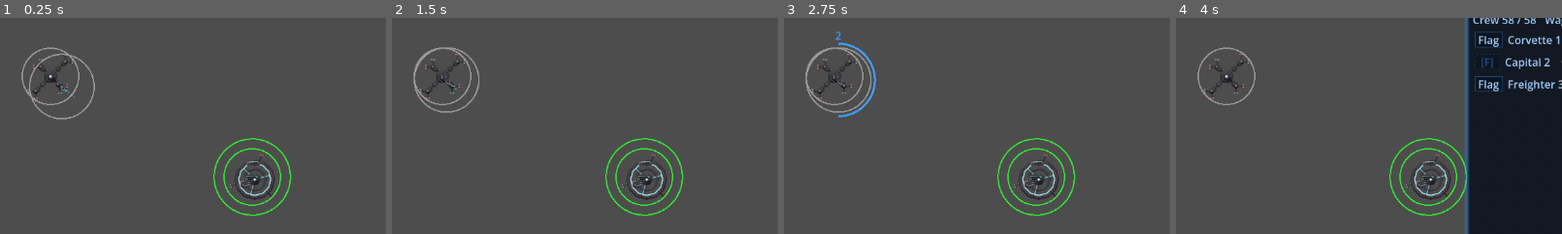
Above: before the commit, frames 1-4 (left to right).
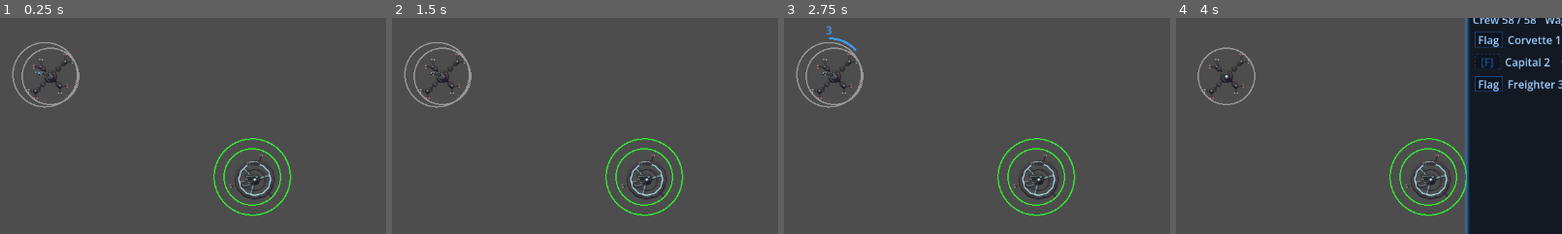
Above: after the commit, the same moments.

Repository: darthlemi/SpaceGame
Game: Godot game, scene res://scenes/campaign/campaign_scene.tscn
Same seed, same stepped clock (60 frames per second), same inputs: the game is played once before the commit and once after it.
Inputs:
- Up to frame 1 (0.25 s): no input
- Up to frame 2 (1.5 s): click "||" at 0.5 s; click "1x" at 1.25 s
- Up to frame 3 (2.75 s): click "3x" at 2 s
- Up to frame 4 (4 s): click "5x" at 2.75 s; click "Fleet" at 3.5 s
The pictures show only the part of the screen within x 19-69%, y 25-75%; the shares and areas given below are measured in that part.

The runs differ from the first frame. In frame 1, 0.8% of the frame differs, in the area x 3-25%, y 11-48%; in frame 2, 0.7%; in frame 3, 1.2%, in the area x 3-24%, y 3-47%; in frame 4, nothing differs.

Commit message:
Rebalance the AI economy: stock-driven trade, no slot loss, more fuel
- BaseEconomy.tick: a starved slot idles and keeps its inputs (no slot removal, no zeroing)
- BaseEconomy stock cap (3x target); a full-output consumer idles
- trade goods follow stock: short goods are wanted, goods above target are spare
- _best_trade_partner scores by price-weighted haul value, including deliveries to short partners
- NPCs never trade or refuel at player-owned stations (Home Base keeps its fuel)
- refinery output 2 -> 3; three Dominion quarries (mining + refinery) feed its industry
- long-run sim: any slot loss is now a failure (KNOWN_SLOT_LOSS removed)

Co-Authored-By: Claude Sonnet 5.5 <noreply@anthropic.com>

Diff:
--- a/scripts/campaign/base_economy.gd
+++ b/scripts/campaign/base_economy.gd
@@ -1,8 +1,9 @@
 class_name BaseEconomy
 extends Resource
 
-const DEFICIT_STREAK_THRESHOLD := 5
 const SURPLUS_STREAK_THRESHOLD := 5
+# Warehouse size as a multiple of Commodity.TARGET_STOCK; production above it is discarded.
+const STOCK_CAP_FACTOR := 3.0
 const BAND_THRESHOLDS := [0.2, 0.6, 1.4, 1.8]
 const BAND_MULTIPLIERS := [1.6, 1.3, 1.0, 0.8, 0.6]
 const SELL_SPREAD := 0.8
@@ -39,6 +40,10 @@
 		var slot: EconomyRole = slots[i]
 		if slot.consumes.is_empty():
 			continue
+		# A full warehouse idles the slot, so inputs aren't burned for output that would be discarded.
+		if _output_full(slot):
+			deficit_streaks[i] = 0
+			continue
 		var can_afford := true
 		for commodity in slot.consumes:
 			if stock.get(commodity, 0.0) < slot.consumes[commodity]:
@@ -51,14 +56,12 @@
 				stock[commodity] = stock.get(commodity, 0.0) + slot.produces[commodity]
 			deficit_streaks[i] = 0
 		else:
+			# A starved slot idles and keeps its inputs; it restarts when supply arrives.
 			any_deficit = true
-			for commodity in slot.consumes:
-				stock[commodity] = 0.0
 			deficit_streaks[i] = deficit_streaks.get(i, 0) + 1
-			if deficit_streaks[i] >= DEFICIT_STREAK_THRESHOLD:
-				slots.remove_at(slots.size() - 1)
-				deficit_streaks.clear()
-				break
+
+	for commodity in stock.keys():
+		stock[commodity] = minf(stock[commodity], stock_cap(commodity))
 
 	if any_deficit:
 		surplus_streak = 0
@@ -69,6 +72,21 @@
 
 func crew_pool_cap() -> float:
 	return population * CREW_POOL_CAP_FRACTION
+
+func stock_cap(commodity: int) -> float:
+	return Commodity.TARGET_STOCK[commodity] * STOCK_CAP_FACTOR
+
+# Short means the stock is in the two highest-price bands (below BAND_THRESHOLDS[1] of target).
+func is_short_of(commodity: int) -> bool:
+	return stock.get(commodity, 0.0) < Commodity.TARGET_STOCK[commodity] * BAND_THRESHOLDS[1]
+
+func _output_full(slot: EconomyRole) -> bool:
+	if slot.produces.is_empty():
+		return false
+	for commodity in slot.produces:
+		if stock.get(commodity, 0.0) < stock_cap(commodity):
+			return false
+	return true
 
 func price_for(commodity: int) -> int:
 	var target: float = Commodity.TARGET_STOCK[commodity]
--- a/scripts/campaign/campaign_state.gd
+++ b/scripts/campaign/campaign_state.gd
@@ -868,7 +868,10 @@
 			station.economy.stock[commodity] = station.economy.stock.get(commodity, 0.0) + amount
 	fleet.cargo = {Commodity.Type.FUEL: tank}
 	refuel_npc(fleet, station)
-	_load_trade_goods(fleet, _home_trade_goods(home, station == home), station.economy)
+	var goods := _home_trade_goods(home, station == home)
+	if station == home:
+		goods = _goods_wanted_by(goods, galaxy.station(_best_trade_partner(fleet, home)))
+	_load_trade_goods(fleet, goods, station.economy)
 
 # Home after every away stop. From home: see _best_trade_partner.
 func next_trade_destination(fleet: CampaignFleet) -> String:
@@ -879,10 +882,11 @@
 		return home.id
 	return _best_trade_partner(fleet, home)
 
-# The in-range partner whose surplus best covers what home needs, among those the fleet can fuel
+# The in-range partner whose haul is worth most (see _route_value), among those the fleet can fuel
 # there and back; ties to fewer jumps, then the shorter in-system distance; "" when there is none.
 func _best_trade_partner(fleet: CampaignFleet, home: StationData) -> String:
 	var needs := _home_trade_goods(home, false)
+	var exports := _home_trade_goods(home, true)
 	var best: StationData = null
 	var best_score := 0.0
 	var best_jumps := 0
@@ -899,10 +903,7 @@
 			continue
 		if not NpcJumpPlanner.fuel_allows(fleet, galaxy, galaxy.path(home.system_id, station.system_id)):
 			continue
-		var score := 0.0
-		if station.economy != null:
-			for commodity in needs:
-				score += _trade_surplus(station.economy, commodity)
+		var score := _route_value(home, station, needs, exports)
 		var dist := home.position.distance_to(station.position)
 		if best != null:
 			var tied := is_equal_approx(score, best_score)
@@ -926,7 +927,10 @@
 	return galaxy.station(fleet.home_station_id) if galaxy != null else null
 
 func _is_trade_partner(fleet_faction: CampaignFleet.Faction, owner: CampaignFleet.Faction) -> bool:
-	return owner != CampaignFleet.Faction.PIRATE and not _factions_hostile(fleet_faction, owner)
+	# NPCs never trade or refuel at a player-owned station, so they can't drain the player's stock.
+	if owner == CampaignFleet.Faction.PLAYER or owner == CampaignFleet.Faction.PIRATE:
+		return false
+	return not _factions_hostile(fleet_faction, owner)
 
 func _apply_station_allocation(station: StationData) -> void:
 	var combat_fleets := station_fleets(station, CampaignFleet.Role.COMBAT)
@@ -982,8 +986,9 @@
 			fleet.ship_compositions.append(ShipType.new_composition(kind))
 			return
 
-# Home's surplus (exports true) or needs (false), by its slots' net production. Home's own fleets
-# refuel from its stock, so a home that makes no FUEL also needs it while below TARGET_STOCK.
+# Home's surplus (exports true) or needs (false): goods its slots net-produce or net-consume, plus
+# whatever its stock makes spare (above TARGET_STOCK) or short (see BaseEconomy.is_short_of). Home's own
+# fleets refuel from its stock, so a home that makes no FUEL also needs it while below TARGET_STOCK.
 func _home_trade_goods(home: StationData, exports: bool) -> Array:
 	var goods: Array = []
 	if home.economy == null:
@@ -992,11 +997,45 @@
 	for commodity in net:
 		if (exports and net[commodity] > 0.0) or (not exports and net[commodity] < 0.0):
 			goods.append(commodity)
+	# A station never hauls in what it makes, nor ships out what it burns.
+	for commodity in Commodity.TARGET_STOCK:
+		var made: float = net.get(commodity, 0.0)
+		if goods.has(commodity) or (made > 0.0 and not exports) or (made < 0.0 and exports):
+			continue
+		var spare: bool = home.economy.stock.get(commodity, 0.0) > Commodity.TARGET_STOCK[commodity]
+		if (exports and spare) or (not exports and home.economy.is_short_of(commodity)):
+			goods.append(commodity)
 	var fuel := Commodity.Type.FUEL
 	var short_of_fuel: bool = net.get(fuel, 0.0) <= 0.0 and home.economy.stock.get(fuel, 0.0) < Commodity.TARGET_STOCK[fuel]
 	if not exports and short_of_fuel and not goods.has(fuel):
 		goods.append(fuel)
 	return goods
+
+# Units a fleet can haul between home and a partner, each weighted by how much dearer the good is at
+# its destination: what home needs from the partner (also weighted by how empty home is of it, so a dry
+# FUEL tank outbids a plentiful Ore run) plus what the partner is short of from home.
+func _route_value(home: StationData, partner: StationData, needs: Array, exports: Array) -> float:
+	if partner.economy == null:
+		return 0.0
+	var value := 0.0
+	for commodity in needs:
+		var emptiness := clampf(1.0 - home.economy.stock.get(commodity, 0.0) / Commodity.TARGET_STOCK[commodity], 0.0, 1.0)
+		value += _trade_surplus(partner.economy, commodity) * _price_pull(partner.economy, home.economy, commodity) * (1.0 + 2.0 * emptiness)
+	for commodity in exports:
+		if partner.economy.is_short_of(commodity):
+			value += _trade_surplus(home.economy, commodity) * _price_pull(home.economy, partner.economy, commodity)
+	return value
+
+# 1.0 plus how much dearer the good is at the destination, in base prices; never below 1.0.
+static func _price_pull(source: BaseEconomy, destination: BaseEconomy, commodity: int) -> float:
+	return 1.0 + maxf(0.0, float(destination.price_for(commodity) - source.price_for(commodity))) / Commodity.BASE_PRICE[commodity]
+
+# The goods the partner is short of, or all of them when it is short of none (a trader still sells).
+func _goods_wanted_by(goods: Array, partner: StationData) -> Array:
+	if partner == null or partner.economy == null:
+		return goods
+	var wanted := goods.filter(func(commodity): return partner.economy.is_short_of(commodity))
+	return wanted if not wanted.is_empty() else goods
 
 # What a trader may take: all of a good the station makes, only the excess over TARGET_STOCK of
 # anything else, and never the station's FUEL reserve.
--- a/scripts/campaign/economy_role.gd
+++ b/scripts/campaign/economy_role.gd
@@ -53,5 +53,5 @@
 static func refinery() -> EconomyRole:
 	var role := EconomyRole.new()
 	role.role_type = RoleType.REFINERY
-	role.produces = {Commodity.Type.FUEL: 2.0}
+	role.produces = {Commodity.Type.FUEL: 3.0}
 	return role
--- a/scripts/campaign/galaxy_data.gd
+++ b/scripts/campaign/galaxy_data.gd
@@ -52,6 +52,7 @@
 	{"name": "Ashfall Yard", "system": "ashfall", "owner": P, "pos": Vector2(300, 250), "art": "cross_3", "roles": ["refinery", "trade_hub"], "quota": {COMBAT: 1}},
 	{"name": "Bastion", "system": "bastion", "owner": D, "pos": Vector2(580, 350), "art": "ring_4", "roles": ["industrial", "population"], "quota": {COMBAT: 2, TRADER: 1}},
 	{"name": "Bastion Yards", "system": "bastion", "owner": D, "pos": Vector2(850, 500), "art": "truss_6", "roles": ["industrial", "refinery"], "quota": {TRADER: 1}},
+	{"name": "Bastion Quarry", "system": "bastion", "owner": D, "pos": Vector2(300, 250), "art": "truss_5", "roles": ["mining", "refinery"], "quota": {TRADER: 1}},
 	{"name": "Blackwake Den", "system": "blackwake", "owner": P, "pos": Vector2(580, 350), "art": "spoke_4", "roles": ["refinery", "trade_hub"], "quota": {COMBAT: 2}},
 	{"name": "Cinder Works", "system": "cinder", "owner": F, "pos": Vector2(300, 250), "art": "truss_5", "roles": ["mining", "refinery"], "quota": {COMBAT: 1, TRADER: 1}},
 	{"name": "Cinder Market", "system": "cinder", "owner": N, "pos": Vector2(850, 420), "art": "cross_2", "roles": ["trade_hub", "population"], "quota": {TRADER: 1}},
@@ -68,7 +69,9 @@
 	{"name": "Home Base", "system": "haven", "owner": HOME, "pos": Vector2(600, 400), "art": "ring_2", "roles": ["trade_hub", "refinery"], "quota": {}},
 	{"name": "Haven Exchange", "system": "haven", "owner": N, "pos": Vector2(300, 250), "art": "cross_1", "roles": ["trade_hub", "population"], "quota": {TRADER: 1}},
 	{"name": "Ironhold", "system": "ironhold", "owner": D, "pos": Vector2(580, 350), "art": "ring_2", "roles": ["industrial", "population"], "quota": {COMBAT: 2, TRADER: 1}},
+	{"name": "Ironhold Quarry", "system": "ironhold", "owner": D, "pos": Vector2(300, 250), "art": "truss_3", "roles": ["mining", "refinery"], "quota": {TRADER: 1}},
 	{"name": "Kestrel Picket", "system": "kestrel", "owner": D, "pos": Vector2(300, 250), "art": "spoke_2", "roles": ["industrial", "refinery"], "quota": {COMBAT: 1, TRADER: 1}},
+	{"name": "Kestrel Mines", "system": "kestrel", "owner": D, "pos": Vector2(850, 420), "art": "spoke_4", "roles": ["mining", "refinery"], "quota": {TRADER: 1}},
 	{"name": "Marrow Depot", "system": "marrow", "owner": N, "pos": Vector2(300, 250), "art": "truss_3", "roles": ["agriculture", "trade_hub"], "quota": {TRADER: 1}},
 	{"name": "Marrow Hideout", "system": "marrow", "owner": P, "pos": Vector2(850, 420), "art": "spoke_3", "roles": ["refinery", "trade_hub"], "quota": {COMBAT: 1}},
 	{"name": "Northgate Hub", "system": "northgate", "owner": N, "pos": Vector2(580, 350), "art": "arcs_3", "roles": ["trade_hub", "population"], "quota": {COMBAT: 1, TRADER: 1}},
--- a/tests/test_base_economy.gd
+++ b/tests/test_base_economy.gd
@@ -31,32 +31,57 @@
 	if industrial_base.deficit_streaks.get(0, 0) != 0:
 		failures.append("tick: expected deficit streak reset to 0 when fully stocked")
 
-	# Deficit: insufficient input drains that slot's inputs to 0 and increments its streak.
+	# Deficit: insufficient input idles that slot, keeps its inputs, and increments its streak.
 	var starved_base := BaseEconomy.new()
 	starved_base.slots = [EconomyRole.industrial()]
 	starved_base.max_slots = 1
 	starved_base.stock = {Commodity.Type.ORE: 1.0, Commodity.Type.FUEL: 10.0}
 	starved_base.tick()
-	if starved_base.stock.get(Commodity.Type.ORE, 0.0) != 0.0:
-		failures.append("tick: expected Ore drained to 0.0 on deficit, got %s" % starved_base.stock.get(Commodity.Type.ORE, 0.0))
-	if starved_base.stock.get(Commodity.Type.FUEL, 0.0) != 0.0:
-		failures.append("tick: expected Fuel also drained to 0.0 (same slot) on deficit, got %s" % starved_base.stock.get(Commodity.Type.FUEL, 0.0))
+	if starved_base.stock.get(Commodity.Type.ORE, 0.0) != 1.0:
+		failures.append("tick: expected Ore kept at 1.0 on deficit, got %s" % starved_base.stock.get(Commodity.Type.ORE, 0.0))
+	if starved_base.stock.get(Commodity.Type.FUEL, 0.0) != 10.0:
+		failures.append("tick: expected Fuel kept at 10.0 on deficit, got %s" % starved_base.stock.get(Commodity.Type.FUEL, 0.0))
 	if starved_base.stock.get(Commodity.Type.WEAPONS, 0.0) != 0.0:
 		failures.append("tick: expected no Weapons produced on a deficit tick")
 	if starved_base.deficit_streaks.get(0, 0) != 1:
 		failures.append("tick: expected deficit streak == 1 after one starved tick, got %s" % starved_base.deficit_streaks.get(0, 0))
 
-	# Slot removal: 5 consecutive starved ticks removes the last slot and resets streaks.
+	# No slot loss: a long starvation keeps every slot, and the slot restarts once supply arrives.
 	var decaying_base := BaseEconomy.new()
 	decaying_base.slots = [EconomyRole.mining(), EconomyRole.population()]
 	decaying_base.max_slots = 2
 	decaying_base.stock = {}
-	for i in 5:
+	for i in 10:
 		decaying_base.tick()
-	if decaying_base.slots.size() != 1:
-		failures.append("tick: expected the last slot removed after 5 consecutive deficits, got %d slots" % decaying_base.slots.size())
-	if decaying_base.deficit_streaks.values().any(func(v): return v != 0):
-		failures.append("tick: expected all deficit streaks reset to 0 after a slot is removed")
+	if decaying_base.slots.size() != 2:
+		failures.append("tick: expected both slots kept after 10 consecutive deficits, got %d slots" % decaying_base.slots.size())
+	if decaying_base.deficit_streaks.get(1, 0) != 10:
+		failures.append("tick: expected the starved slot's streak to keep counting, got %s" % decaying_base.deficit_streaks.get(1, 0))
+	decaying_base.stock[Commodity.Type.FOOD] = 50.0
+	decaying_base.tick()
+	if decaying_base.deficit_streaks.get(1, 0) != 0:
+		failures.append("tick: expected the starved slot to restart once Food arrives")
+
+	# Stock cap: production above STOCK_CAP_FACTOR x target is discarded, and a full-output
+	# consumer idles without burning its inputs.
+	var capped_base := BaseEconomy.new()
+	capped_base.slots = [EconomyRole.mining()]
+	capped_base.stock = {Commodity.Type.ORE: capped_base.stock_cap(Commodity.Type.ORE) - 1.0}
+	capped_base.tick()
+	if capped_base.stock[Commodity.Type.ORE] != capped_base.stock_cap(Commodity.Type.ORE):
+		failures.append("tick: expected Ore clamped to the stock cap, got %s" % capped_base.stock[Commodity.Type.ORE])
+	var full_base := BaseEconomy.new()
+	full_base.slots = [EconomyRole.industrial()]
+	full_base.stock = {Commodity.Type.ORE: 10.0, Commodity.Type.FUEL: 10.0, Commodity.Type.WEAPONS: full_base.stock_cap(Commodity.Type.WEAPONS)}
+	full_base.tick()
+	if full_base.stock[Commodity.Type.ORE] != 10.0 or full_base.stock[Commodity.Type.FUEL] != 10.0:
+		failures.append("tick: expected a full-output industrial slot to keep its inputs")
+
+	# Shortage: below the 0.6 band of target.
+	var short_base := BaseEconomy.new()
+	short_base.stock = {Commodity.Type.ORE: 59.0, Commodity.Type.FUEL: 60.0}
+	if not short_base.is_short_of(Commodity.Type.ORE) or short_base.is_short_of(Commodity.Type.FUEL):
+		failures.append("is_short_of: expected Ore (59) short and Fuel (60) not")
 
 	# Ordering: production for ALL slots must apply before ANY consumption is
 	# evaluated. An earlier-indexed consuming slot (industrial) must see a
--- a/tests/test_campaign_ai_jumps.gd
+++ b/tests/test_campaign_ai_jumps.gd
@@ -19,6 +19,7 @@
 	_check_fuel_reserve(failures)
 	_check_trade_keeps_tank(failures)
 	_check_fuel_is_a_need_when_short(failures)
+	_check_stock_drives_trade_goods(failures)
 	_check_fuel_aware_destination(failures)
 	_check_away_time_and_home_rest(failures)
 	_check_home_repair(failures)
@@ -257,6 +258,31 @@
 		failures.append("fuel need: expected a refining home never to haul FUEL in")
 	state.free()
 
+# Stock, not slot type, decides the rest: short goods are wanted, goods above TARGET_STOCK are spare,
+# a maker never wants its own product, a burner never ships out its input; NPCs skip player stations.
+static func _check_stock_drives_trade_goods(failures: Array[String]) -> void:
+	var state := _fresh_state()
+	var market: StationData = state.galaxy.station("cinder_market")
+	var ore: int = Commodity.Type.ORE
+	var luxury: int = Commodity.Type.LUXURY_GOODS
+	market.economy.stock[luxury] = 10.0
+	if not state._home_trade_goods(market, false).has(luxury):
+		failures.append("stock goods: expected a short good to be wanted by a station that doesn't make it")
+	market.economy.stock[luxury] = Commodity.TARGET_STOCK[luxury] + 5.0
+	if not state._home_trade_goods(market, true).has(luxury):
+		failures.append("stock goods: expected a good above TARGET_STOCK to be spare")
+	var spire: StationData = state.galaxy.station("aurum_spire")
+	spire.economy.stock[Commodity.Type.FUEL] = 0.0
+	spire.economy.stock[ore] = Commodity.TARGET_STOCK[ore] + 50.0
+	if state._home_trade_goods(spire, false).has(Commodity.Type.FUEL):
+		failures.append("stock goods: expected a refinery never to want FUEL")
+	if state._home_trade_goods(spire, true).has(ore):
+		failures.append("stock goods: expected an Ore burner never to export Ore")
+	var home_base: StationData = state.galaxy.station("home_base")
+	if state.can_refuel_at(_first_fleet(state, "aurum_bazaar", TRADER), home_base):
+		failures.append("stock goods: expected NPCs never to refuel at a player-owned station")
+	state.free()
+
 # C1(a): a trader only picks a partner it can fuel there and back, and re-picks at home when the
 # stored one is out of reach.
 static func _check_fuel_aware_destination(failures: Array[String]) -> void:
--- a/tests/test_campaign_galaxy_state.gd
+++ b/tests/test_campaign_galaxy_state.gd
@@ -326,6 +326,9 @@
 	var bastion: StationData = state.galaxy.station("bastion")
 	var b_trader: CampaignFleet = state.station_fleets(bastion, TRADER)[0]
 	b_trader.dest_station_id = "bastion"
+	# The Dominion quarries (Ore makers beside Bastion) are real partners now; keep them out of these checks.
+	for quarry_id in ["bastion_quarry", "ironhold_quarry", "kestrel_mines"]:
+		state.galaxy.station(quarry_id).owner = CampaignFleet.Faction.PIRATE
 	var far_rich := _extra_station("far_rich", "bastion", CampaignFleet.Faction.NEUTRAL, bastion.position + Vector2(900, 900), {Commodity.Type.ORE: 1000.0})
 	state.galaxy.add_station(far_rich)
 	state.galaxy.add_station(_extra_station("pirate_hoard", "bastion", CampaignFleet.Faction.PIRATE, bastion.position, {Commodity.Type.ORE: 9000.0}))
@@ -337,8 +340,11 @@
 		failures.append("next_trade_destination: expected a power faction at peace to be a candidate, got '%s'" % state.next_trade_destination(b_trader))
 	state.factions_at_war = true
 	# Once far_rich is empty, scores are surplus: Bastion Yards burns the Ore Bastion needs, so it
-	# offers none, and Marrow Depot's Food (it farms) wins at 1 jump.
-	far_rich.economy.stock = {}
+	# offers none, and Marrow Depot's Food (it farms) wins at 1 jump. Far_rich is left at TARGET_STOCK,
+	# not empty: an empty one is short of everything and would win as a delivery.
+	for commodity in Commodity.TARGET_STOCK:
+		far_rich.economy.stock[commodity] = Commodity.TARGET_STOCK[commodity]
+		state.galaxy.station("near_post").economy.stock[commodity] = Commodity.TARGET_STOCK[commodity]
 	if state.next_trade_destination(b_trader) != "marrow_depot":
 		failures.append("next_trade_destination: expected marrow_depot's food surplus once far_rich is empty, got '%s'" % state.next_trade_destination(b_trader))
 
@@ -367,6 +373,9 @@
 	trader.dest_station_id = "bastion"
 	state.galaxy.add_station(_extra_station("far_post", "tollgate", CampaignFleet.Faction.NEUTRAL, Vector2(500, 300), {Commodity.Type.ORE: 1.0e7}))
 	state.galaxy.add_station(_extra_station("edge_post", "haven", CampaignFleet.Faction.NEUTRAL, Vector2(500, 300), {Commodity.Type.ORE: 1.0e6}))
+	# The Dominion quarries beside Bastion would out-supply both posts; take them out of the trade.
+	for quarry_id in ["bastion_quarry", "ironhold_quarry", "kestrel_mines"]:
+		state.galaxy.station(quarry_id).owner = CampaignFleet.Faction.PIRATE
 	if state.galaxy.jump_distance("bastion", "haven") != 2 or state.galaxy.jump_distance("bastion", "tollgate") != 3:
 		failures.append("trade range: test setup expected haven 2 and tollgate 3 jumps from bastion")
 	if state.next_trade_destination(trader) != "edge_post":
--- a/tests/test_campaign_long_run_sim.gd
+++ b/tests/test_campaign_long_run_sim.gd
@@ -41,15 +41,6 @@
 const MIN_JUMP_RATE_KEPT := 0.4
 # A trader with a destination elsewhere decides within DECISION_INTERVAL + DECISION_JITTER.
 const MAX_TRADER_IDLE_AT_HOME := 120.0
-# Stations that lose slots on today's data (expected; see the 2026-11-04 final-fix-report). The
-# Dominion industrial stations have no Ore producer within TRADE_RANGE_JUMPS, and these
-# trade-hub populations eat more Food than one hauler brings. Any other station losing a slot is a
-# regression. Shrink this list when the economy data is rebalanced.
-const KNOWN_SLOT_LOSS: Array[String] = [
-	"aurum_bazaar", "aurum_spire", "bastion", "bastion_yards", "cinder_market", "crownspire",
-	"freeport", "haven_exchange", "ironhold", "kestrel_picket", "northgate_hub", "slagfall_foundry",
-	"wreckyard_salvage",
-]
 
 static func run_async(tree: SceneTree) -> Array[String]:
 	var failures: Array[String] = []
@@ -178,8 +169,7 @@
 			continue
 		if economy.slots.size() < seeded_slots[station.id]:
 			lost.append(station.id)
-			if not KNOWN_SLOT_LOSS.has(station.id):
-				failures.append("[sim %0.0fs] expected %s to keep its %d slots, it has %d" % [duration, station.id, seeded_slots[station.id], economy.slots.size()])
+			failures.append("[sim %0.0fs] expected %s to keep its %d slots, it has %d" % [duration, station.id, seeded_slots[station.id], economy.slots.size()])
 	print("[sim %0.0fs] stations below their seeded slots: %s; longest trader idle at home with a destination: %.0f s (%s)" % [duration, lost, max_idle[0], max_idle[1]])
 	if max_idle[0] > MAX_TRADER_IDLE_AT_HOME:
 		failures.append("[sim %0.0fs] expected no trader idle at home over %.0f s with a destination, %s waited %.0f s" % [duration, MAX_TRADER_IDLE_AT_HOME, max_idle[1], max_idle[0]])
